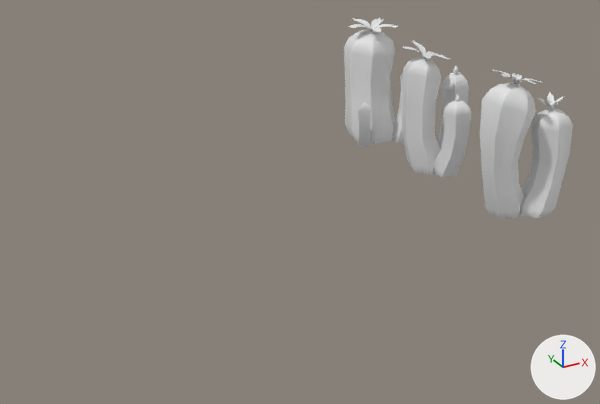
One commit to the FBX model Assets/Graphics/desert_flora.fbx: the scene before it, then after it.
Rendered twice from a 50 mm camera at (3.6, -8.42, 5.18) aimed at (8.83, 1.1, 0.42). The axes (+X, +Y, +Z) are drawn at lower right. The lights are the same throughout. Where no turn or scale is listed for an object, it has been applied to the vertices.

In view in the first picture: 'desert_cactus_1', 'desert_cactus_2', 'desert_cactus_3'.
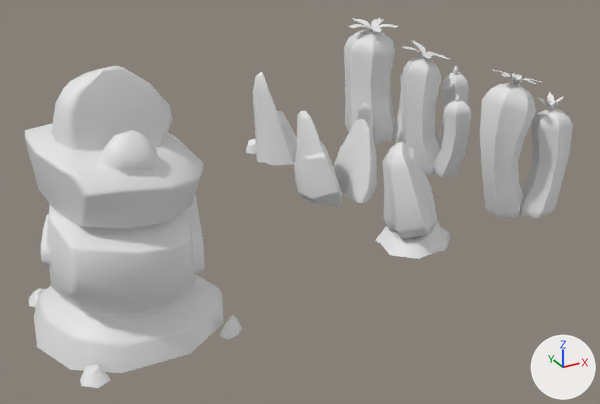
Commit message: Add some rocks

The change, as a diff of the scene's bpy script:
```diff
--- a/Assets/Graphics/desert_flora.fbx.py
+++ b/Assets/Graphics/desert_flora.fbx.py
@@ me_cylinder_013 @@
+me_cylinder_013.from_pydata(...)  # 134 vertices, 132 faces; spans x -0.702..0.601, y -0.583..0.575, z -0.02..1.401
@@ me_cube_007 @@
+me_cube_007.from_pydata(...)  # 161 vertices, 173 faces; spans x -0.502..0.517, y -0.522..0.55, z 0.0..1.46
@@ me_cube_005 @@
+me_cube_005.from_pydata(...)  # 110 vertices, 98 faces; spans x -0.49..0.61, y -0.69..0.51, z -0.03..1.53
@@ me_cylinder_014 @@
+me_cylinder_014.from_pydata(...)  # 473 vertices, 483 faces; spans x -1.19..1.09, y -1.23..1.11, z -0.02..3.04
@@ ob_desert_rock_2 @@
+ob_desert_rock_2 = bpy.data.objects.new('desert_rock_2', me_cylinder_013)
+ob_desert_rock_2.location = (10.0, 2.0, 0.0)
@@ ob_desert_rock_3 @@
+ob_desert_rock_3 = bpy.data.objects.new('desert_rock_3', me_cube_007)
+ob_desert_rock_3.location = (10.0, 0.0, 0.0)
@@ ob_desert_rock_1 @@
+ob_desert_rock_1 = bpy.data.objects.new('desert_rock_1', me_cube_005)
+ob_desert_rock_1.location = (10.0, 4.0, 0.0)
@@ ob_desert_rock_large_1 @@
+ob_desert_rock_large_1 = bpy.data.objects.new('desert_rock_large_1', me_cylinder_014)
+ob_desert_rock_large_1.location = (6.0, 0.0, 0.0)
```

What differs and where, as boxes [x1, y1, x2, y2] in the pictures (600 x 404 px):
'desert_rock_large_1', added: after [25, 66, 242, 388]
'desert_rock_2', added: after [294, 111, 377, 206]
'desert_rock_3', added: after [375, 142, 450, 259]
'desert_rock_1', added: after [246, 72, 297, 166]
